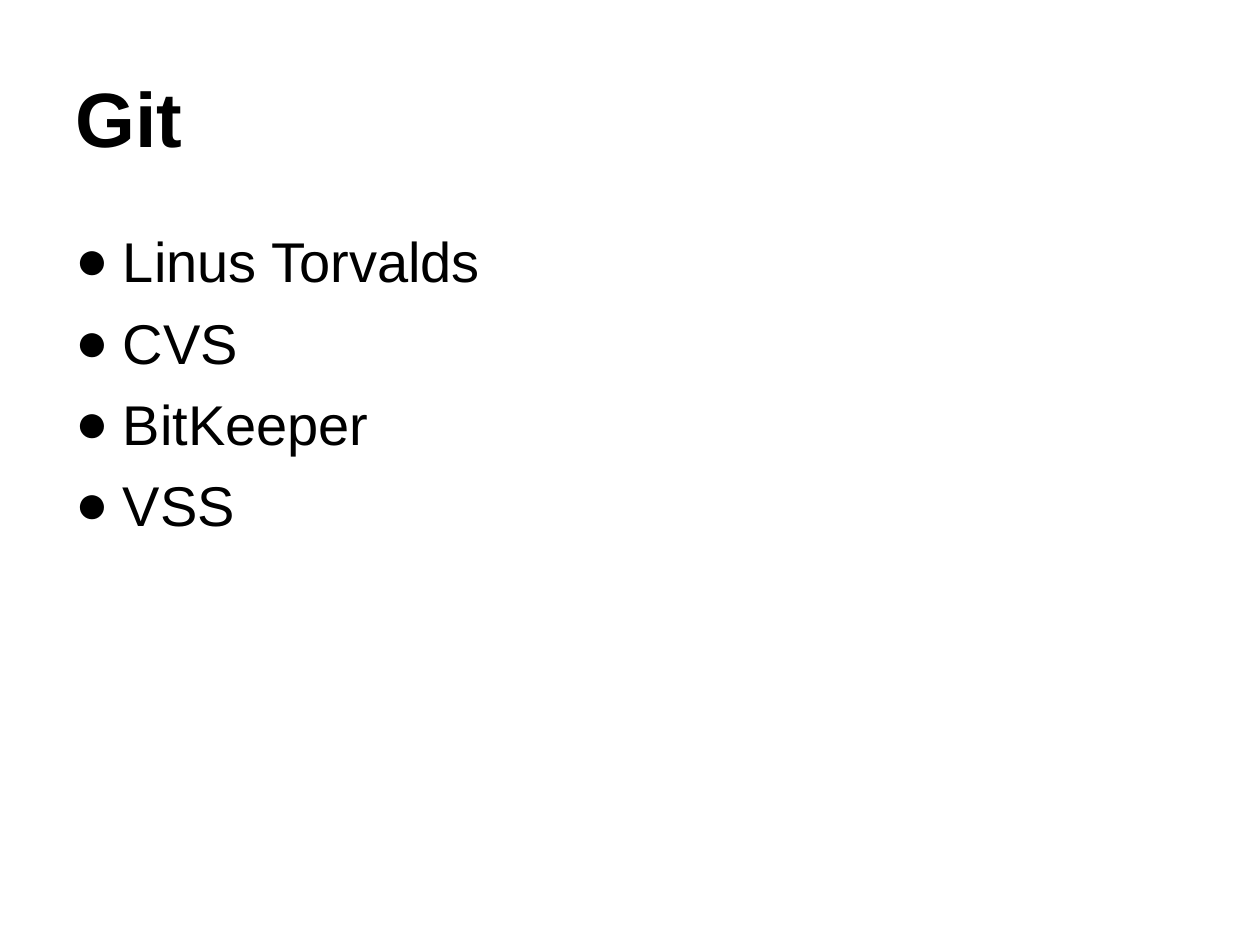
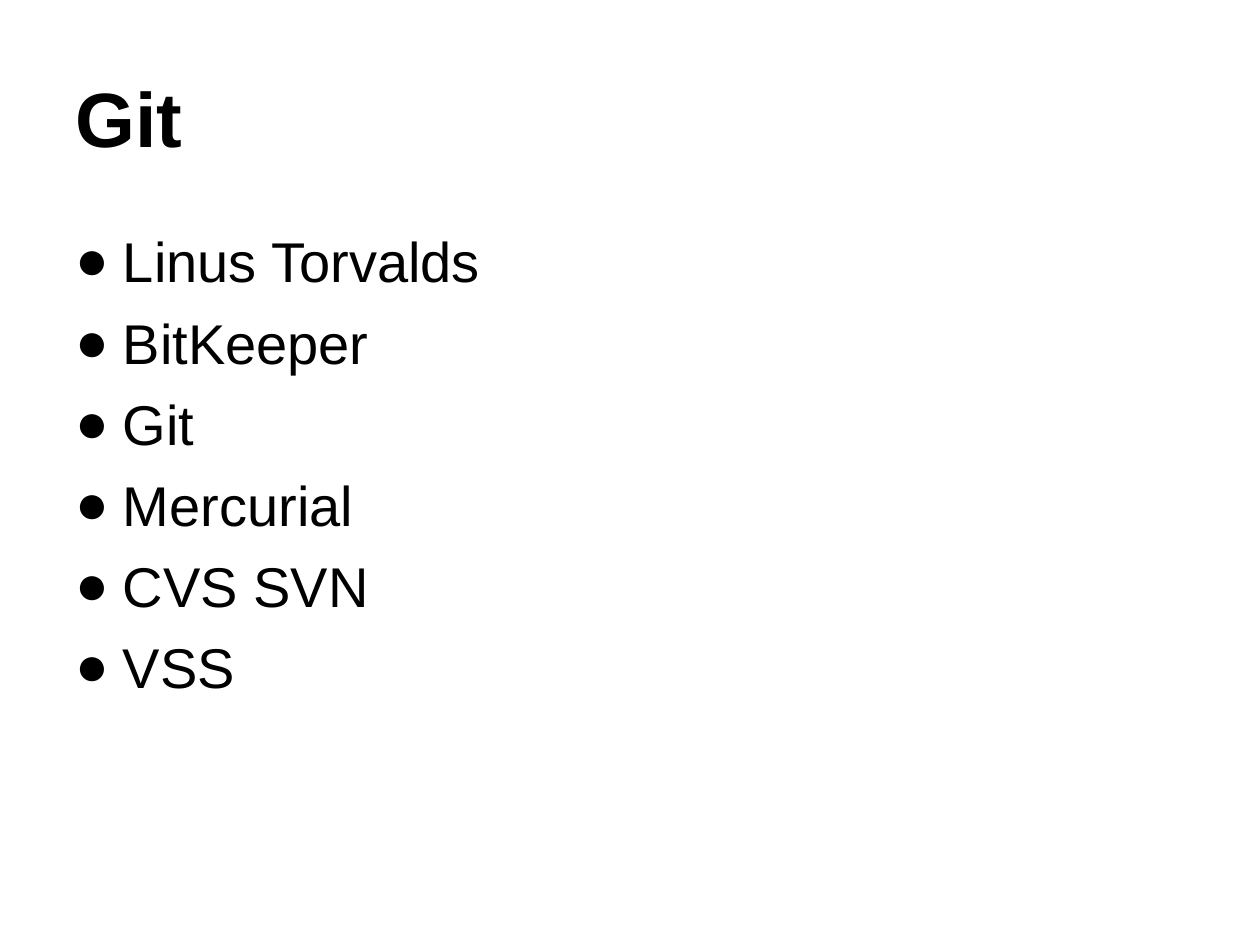
Before and after one commit to lxmxhh/git-intro, a slide deck: slide 2 of Git.ppt. Drawn at 1260x945 pixels with LibreOffice and Linux fonts; fonts in the diff are those of the drawing. Boxes give left, top, right and bottom in pixels: in the first picture for what was removed or moved away, otherwise in the second. Text is boxed around its words. In the diff, an @@ line names an element or a change of style, - is before the commit and + after.

```diff
--- a/Git.ppt
+++ b/Git.ppt
@@ text at (x1=123, y1=325, x2=238, y2=365): paragraph removed @@
-● CVS
@@ text at (x1=123, y1=404, x2=369, y2=608): paragraphs added @@
+● Git
+● Mercurial
+● CVS SVN
```
Also in this commit, not shown: 6 other slides changed, 5 slides added, 4 slides removed.
